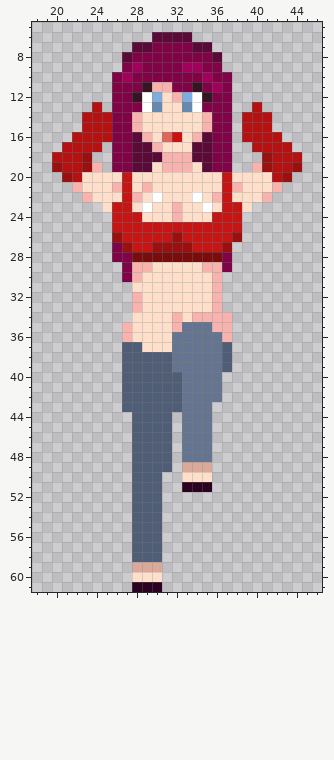
Pixel-art sprite -- CasaDesDiamantes/sprites/playerShotgunStance_spr/layers/95a22206-8149-496e-8c9c-10ad2376f6ec/3e6e376f-020b-4f08-99cb-29c5e5191b87.png. The picture above is the old version.
The file is 64x62 pixels. Shown: x 18..46, y 5..61.
After the commit:
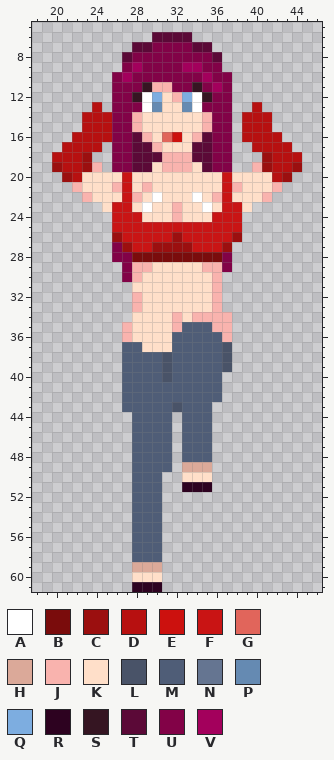
Palette (. is transparent): A #ffffff  B #7a0c0c  C #9b0f0f  D #b71010  E #cc110e  F #c91414  G #e1655b  H #dba999  J #f9b3ae  K #ffdfc9  L #495368  M #4f5d77  N #657591  P #658ab2  Q #7dade0  R #2d0220  S #351522  T #5b0937  U #820247  V #a3005c
The edit:
Colour M becomes colour L in row 37 at x 37; in rows 38 to 39 at x 31 and 37; in row 40 at x 31; in row 43 at x 32.
Colour N becomes colour M in row 35 at x 33 to 35; in rows 36 to 39 at x 32 to 36; in rows 40 to 42 at x 33 to 36; in rows 43 to 48 at x 33 to 35.
Changed places in both pictures, as pixel boxes (x1, y1, x2, y2):
changed: (162, 322, 232, 462)
